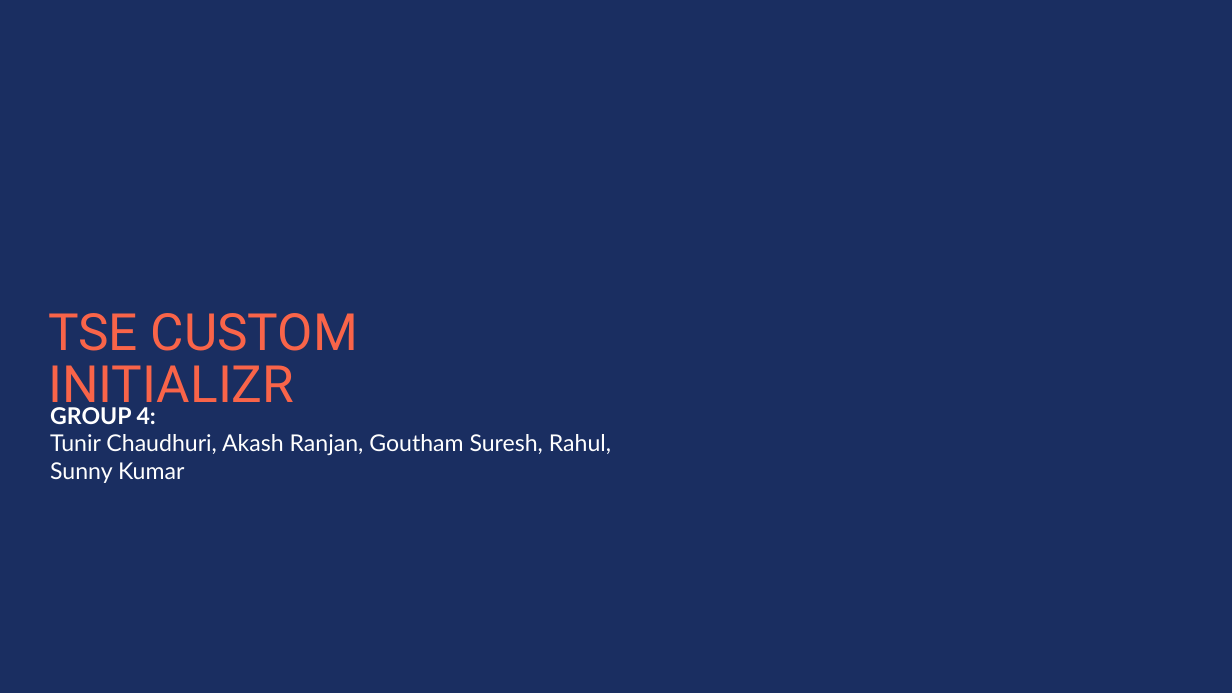
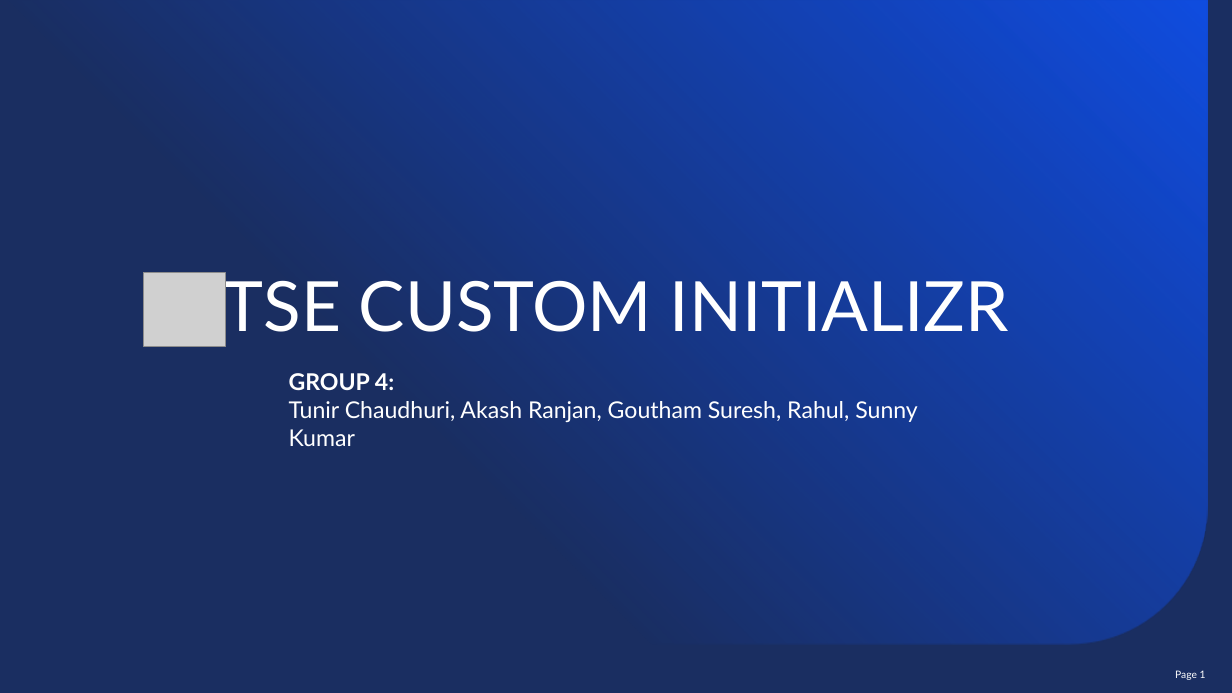
Before and after one commit to Tunir10Chaudhuri/Case_Study_Group_4, a slide deck: slide 1 of Case_Study_Group_4.pptx. Drawn at 1232x693 pixels with LibreOffice and Linux fonts; fonts in the diff are those of the drawing; grey boxes stand for pictures; background and template pictures are left out. Boxes give left, top, right and bottom in pixels: in the first picture for what was removed or moved away, otherwise in the second. Text is boxed around its words. In the diff, an @@ line names an element or a change of style, - is before the commit and + after.

```diff
--- a/Case_Study_Group_4.pptx
+++ b/Case_Study_Group_4.pptx
@@ round rect added at (0, 0, 1208, 644), fill gradient #0D54FF @@
@@ picture added at (143, 273, 226, 347) @@
@@ text "TSE CUSTOM INITIALIZR": place and size @@
-text "TSE CUSTOM INITIALIZR" at (48, 313, 358, 415)
+text "TSE CUSTOM INITIALIZR" at (223, 272, 1009, 344)
@@ text "TSE CUSTOM INITIALIZR" at (223, 272, 1009, 344): size 40 to 54 pt, font Roboto to Lato, text colour #F96449 to #FFFFFF; alignment left to centre @@
@@ text "GROUP 4:" rewrapped from (50, 407, 611, 483) to (289, 373, 918, 422) @@
@@ page number added at (1175, 670, 1206, 680), 8 pt, text #FFFFFF @@
+Page 1
```
Also in this commit, not shown: 9 other slides changed, 2 slides added, 1 slide removed.
